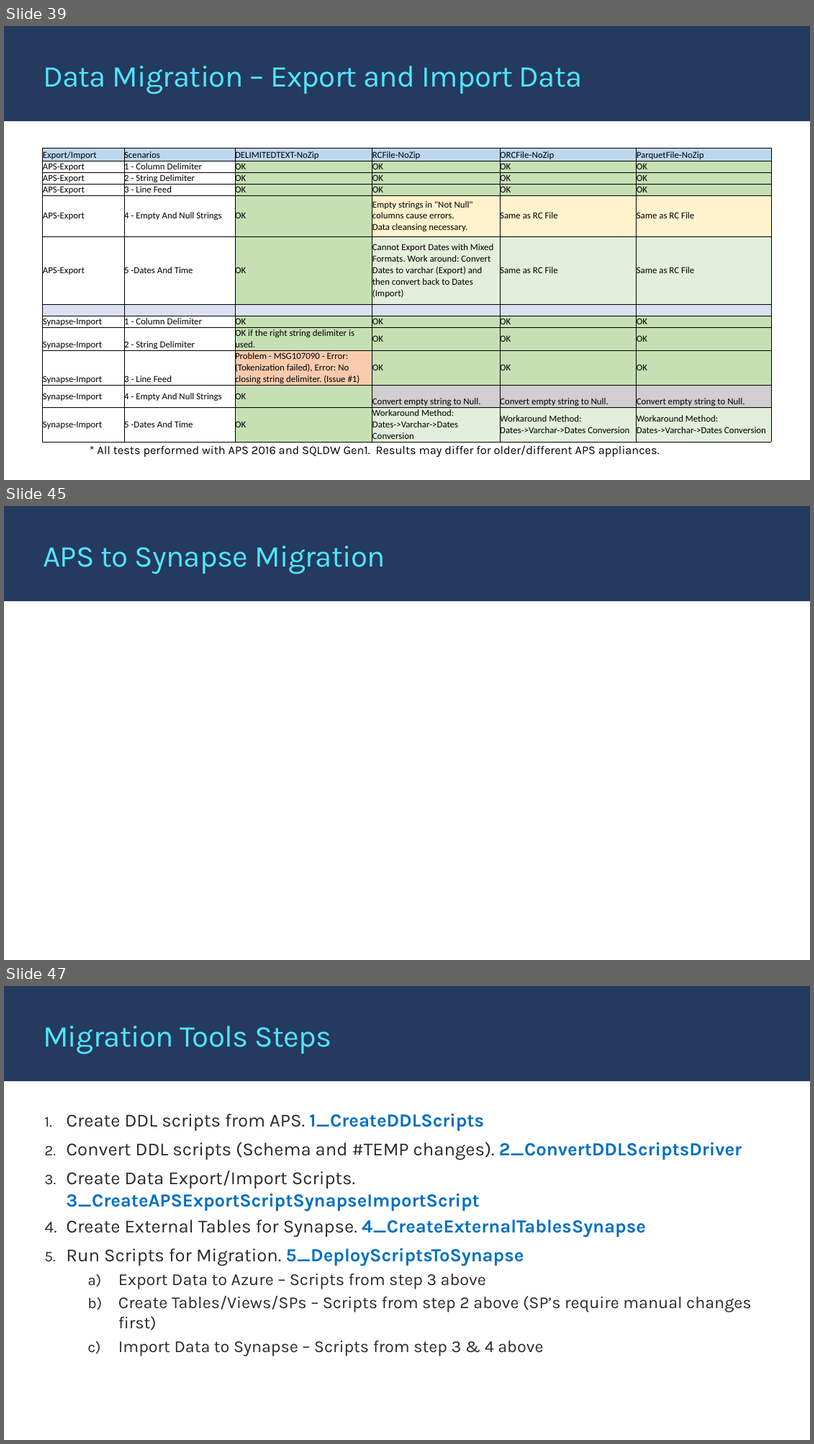
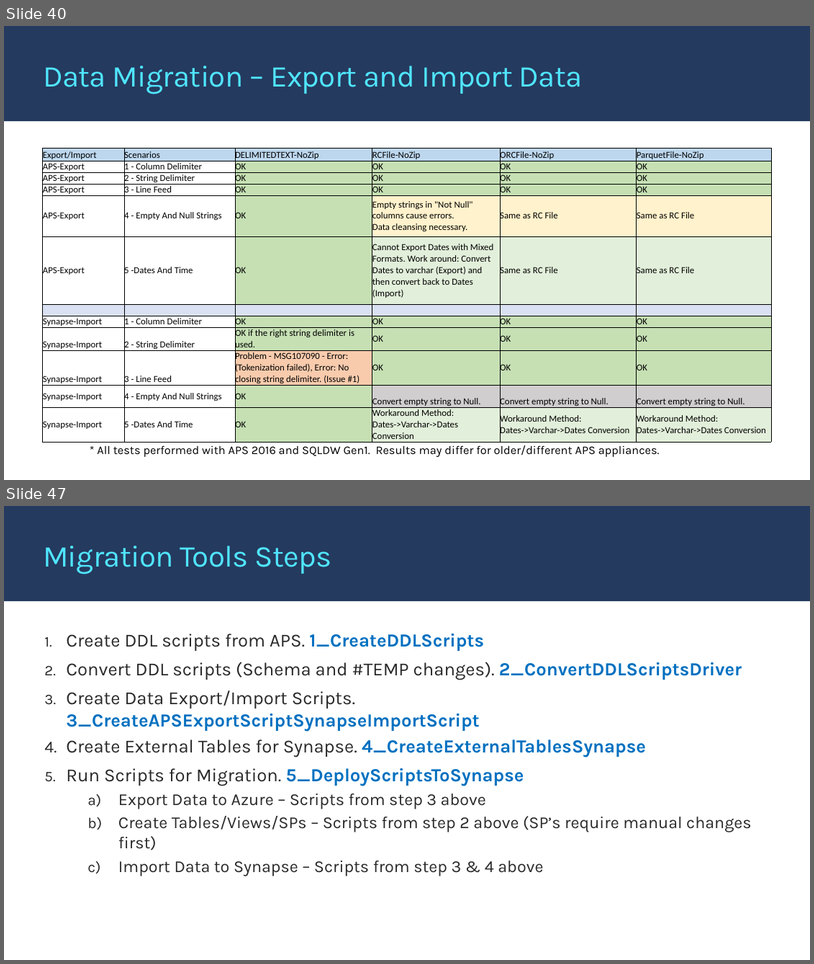
Before and after one commit to microsoft/AzureSynapseScriptsAndAccelerators, a slide deck: Migration/APS/APS2Synapse_Migration.pptx. Shown one above the other, each under a label of ours: slides 39, 45 and 47 before the commit, slides 40 and 47 after it; the slides between them are not shown. The pictures are 814x1444 and 814x964 pixels, drawn with LibreOffice and Linux fonts; fonts in the diff are those of the drawing; background and template pictures are left out. Boxes give left, top, right and bottom in pixels: in the first picture for what was removed or moved away, otherwise in the second. Text is boxed around its words. In the diff, an @@ line names an element or a change of style, - is before the commit and + after.

```diff
--- a/Migration/APS/APS2Synapse_Migration.pptx
+++ b/Migration/APS/APS2Synapse_Migration.pptx
@@ slide 45 removed at box(4, 506, 810, 960), background #FFFFFF; not listed: 1 template element that a slide beside it also shows @@
@@ title removed at box(43, 546, 386, 574) @@
-APS to Synapse Migration
@@ what was slide 39 is now slide 40 @@
```
Also in this commit, not shown: 10 slides changed, 1 slide added, 1 other file.
